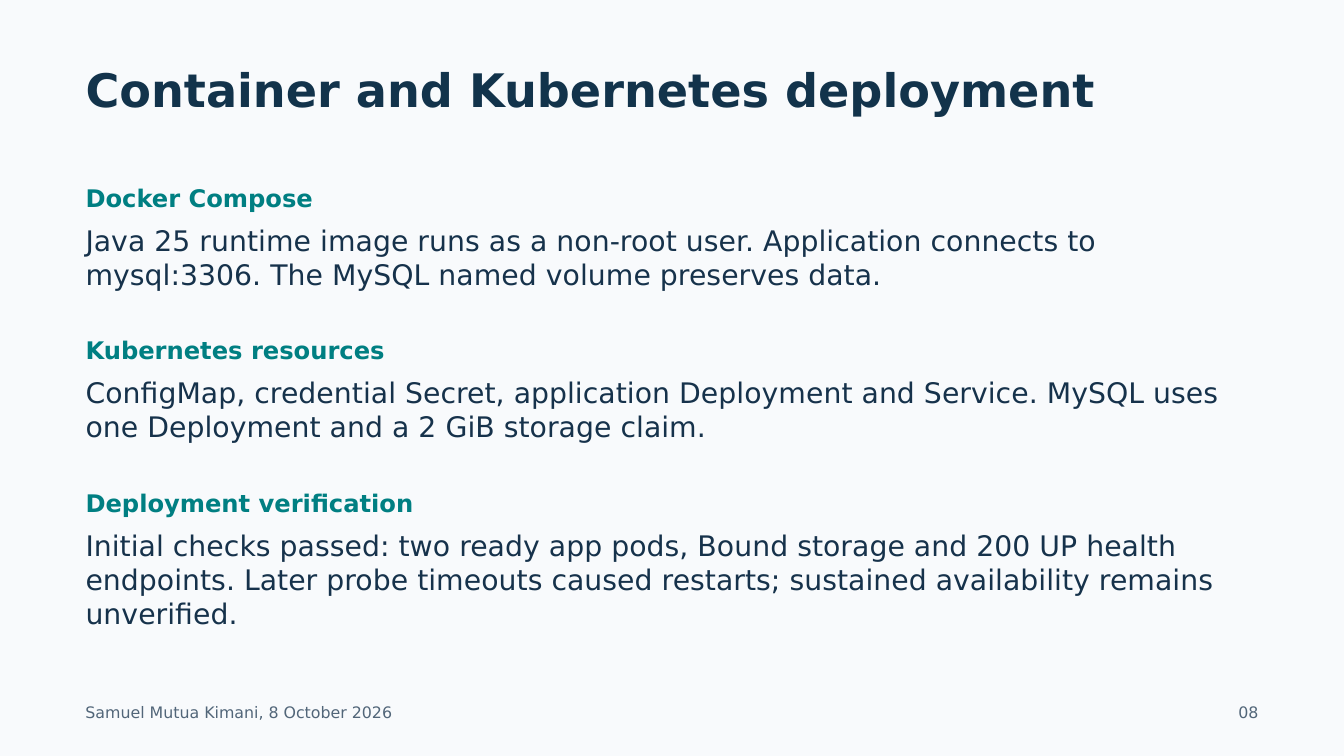
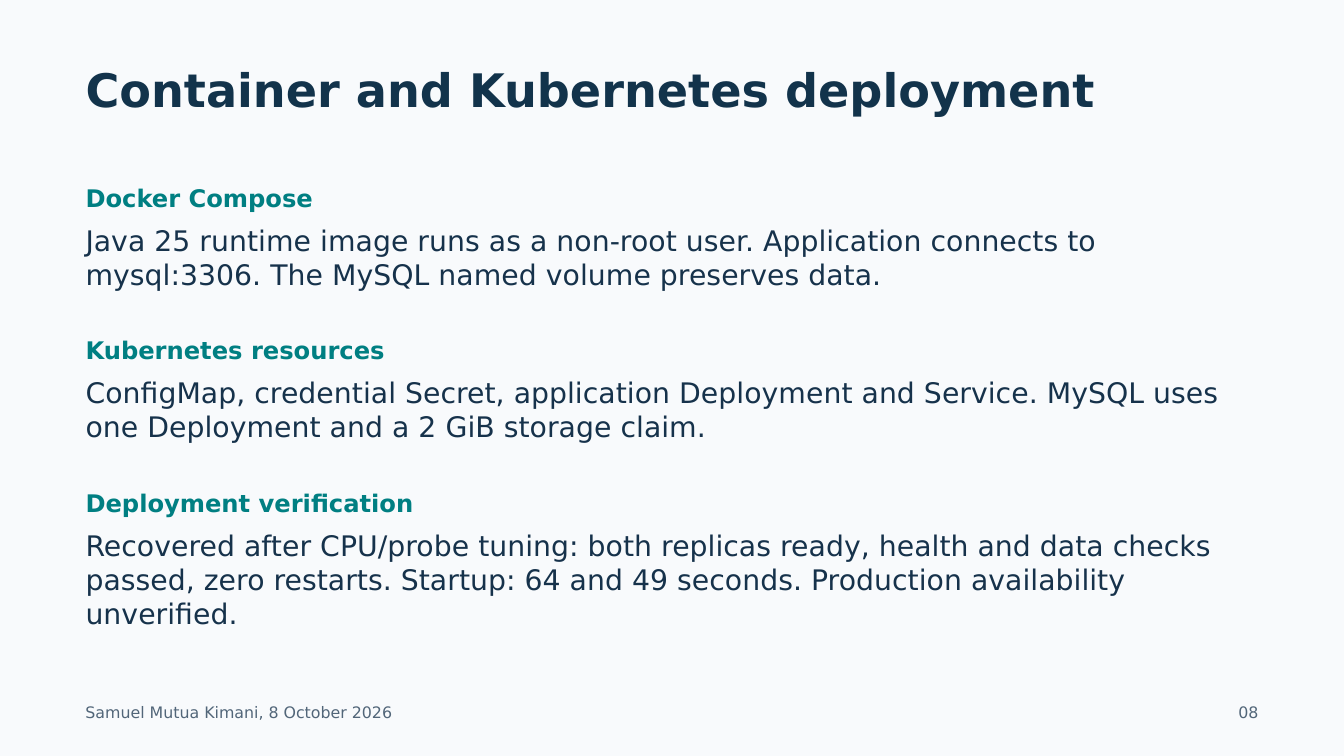
Before and after one commit to kimtour/country-integration-service, a slide deck: slide 8 of docs/submission/Case_Study_Submission-Integrations_and_Microservices_Engineer-Samuel_Mutua_Kimani.pptx. Drawn at 1344x756 pixels with LibreOffice and Linux fonts; fonts in the diff are those of the drawing. Boxes give left, top, right and bottom in pixels: in the first picture for what was removed or moved away, otherwise in the second. Text is boxed around its words. In the diff, an @@ line names an element or a change of style, - is before the commit and + after.

Commit message:
Prevent local Kubernetes probe restart loops with CPU and rollout tuning

```diff
--- a/docs/submission/Case_Study_Submission-Integrations_and_Microservices_Engineer-Samuel_Mutua_Kimani.pptx
+++ b/docs/submission/Case_Study_Submission-Integrations_and_Microservices_Engineer-Samuel_Mutua_Kimani.pptx
@@ text at [86, 534, 1211, 625]: text changed @@
-Initial checks passed: two ready app pods, Bound storage and 200 UP health endpoints. Later probe timeouts caused restarts; sustained availability remains unverified.
+Recovered after CPU/probe tuning: both replicas ready, health and data checks passed, zero restarts. Startup: 64 and 49 seconds. Production availability unverified.
```
Also in this commit, not shown: 1 other slide changed, 5 other files.
